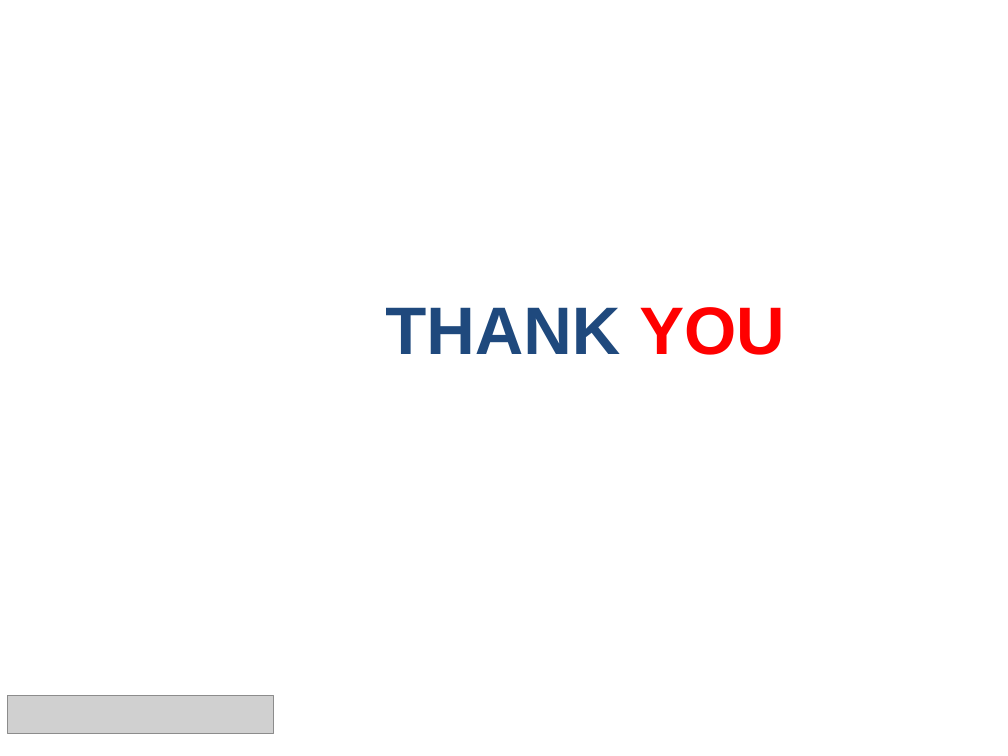
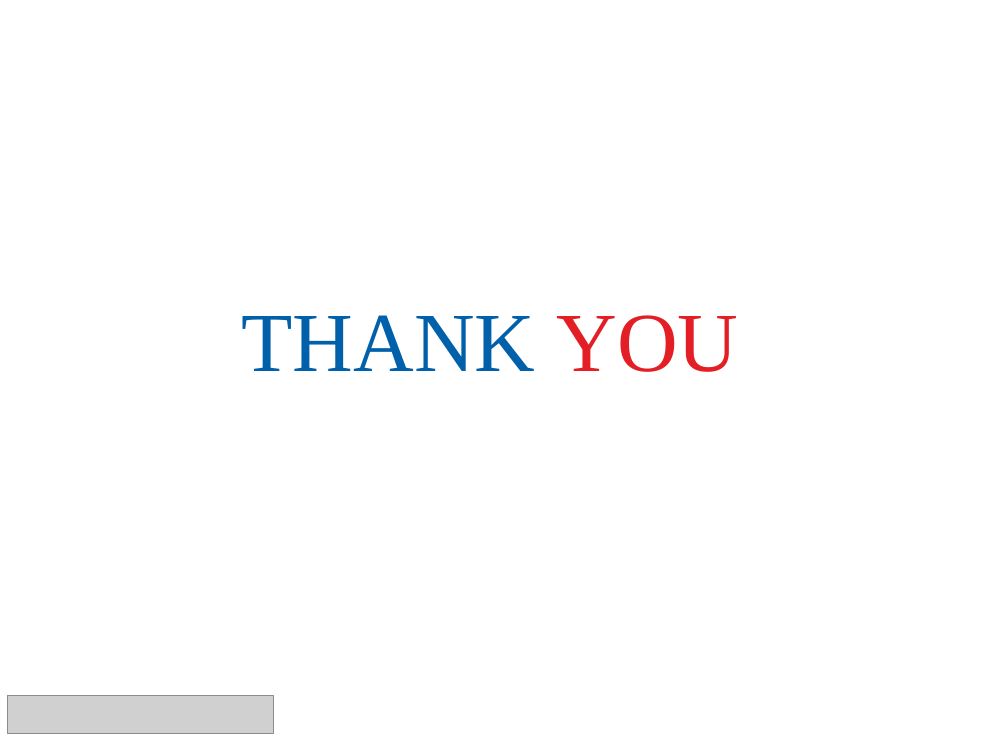
Before and after one commit to arnav199/Bootcamp-project, a slide deck: slide 15 of Career_Architect_AI_Bootcamp_Presentation.pptx. Drawn at 1008x756 pixels with LibreOffice and Linux fonts; fonts in the diff are those of the drawing; grey boxes stand for pictures; background and template pictures are left out. Boxes give left, top, right and bottom in pixels: in the first picture for what was removed or moved away, otherwise in the second. Text is boxed around its words. In the diff, an @@ line names an element or a change of style, - is before the commit and + after.

```diff
--- a/Career_Architect_AI_Bootcamp_Presentation.pptx
+++ b/Career_Architect_AI_Bootcamp_Presentation.pptx
@@ text "THANK YOU" at (242, 315, 739, 372): size 48 to 60 pt, font Arial to Times New Roman, bold off; text colour #1F497D to #0060AA in "THANK"; text colour #FF0000 to #E31E24 in "YOU"; alignment justified to centre @@
```
Also in this commit, not shown: 4 other slides changed, 1 slide added, 1 slide removed, 2 other files.
